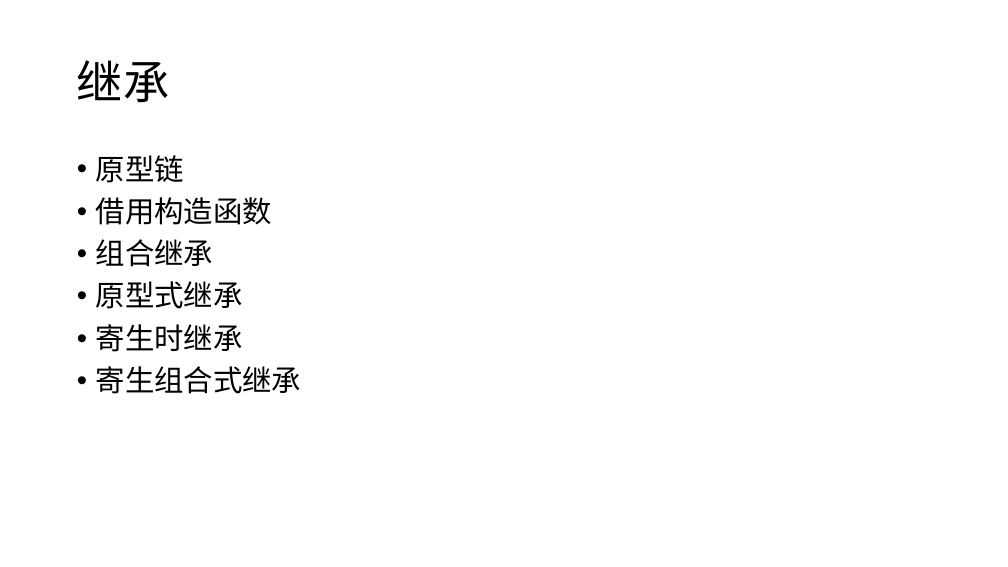
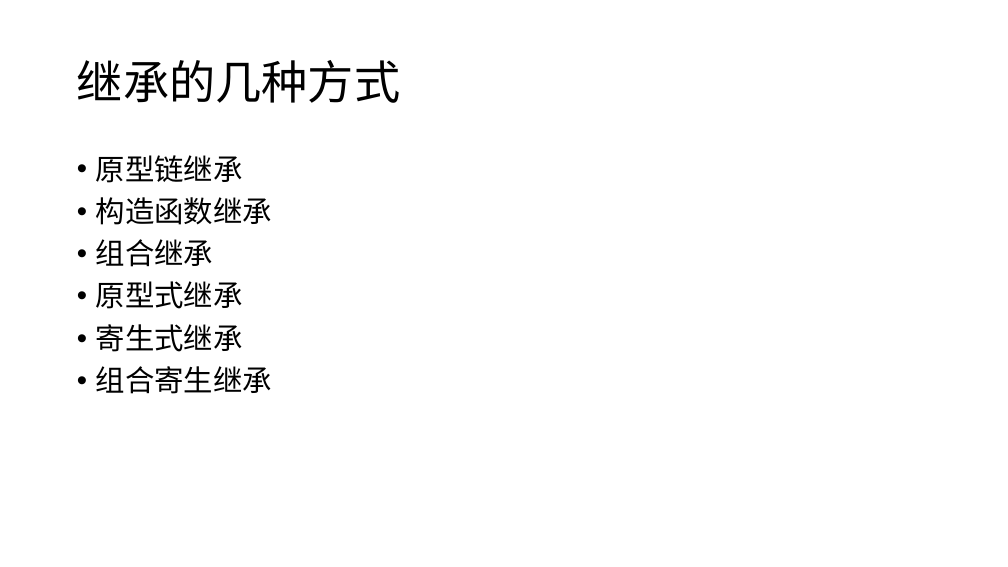
Before and after one commit to ZC520331/demo, a slide deck: slide 4 of 分享.pptx (slide 6 before the commit). Drawn at 1008x567 pixels with LibreOffice and Linux fonts; fonts in the diff are those of the drawing. Boxes give left, top, right and bottom in pixels: in the first picture for what was removed or moved away, otherwise in the second. Text is boxed around its words. In the diff, an @@ line names an element or a change of style, - is before the commit and + after.

```diff
--- a/分享.pptx
+++ b/分享.pptx
@@ title at [77,60,400,103]: text changed @@
-继承
+继承的几种方式
@@ text at [96,155,272,225]: text changed @@
-• 原型链
-• 借用构造函数
+• 原型链继承
+• 构造函数继承
@@ text at [96,324,272,394]: text changed @@
-• 寄生时继承
-• 寄生组合式继承
+• 寄生式继承
+• 组合寄生继承
```
Also in this commit, not shown: 1 other slide changed, 1 slide removed, 15 other files.
